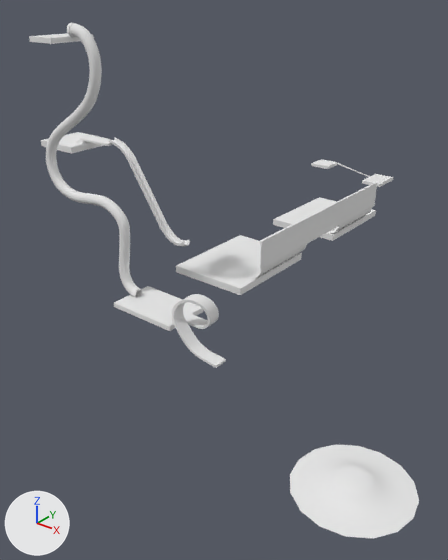
The OBJ model NewSonicThing/res/Models/Levels/Tutorial/Tutorial.obj: old version first, new version second.
Before and after are seen from a camera (50 mm lens) standing at (10060.0, -7808.0, 2880.0) and looking at (4190.0, -471.0, -1670.0). Lighting does not change. The marker at lower left points along +X, +Y and +Z. Where no turn or scale is listed for an object, it has been applied to the vertices. Vertices at the same position are counted once.

Names of what the first picture shows: 'Tutorial'.
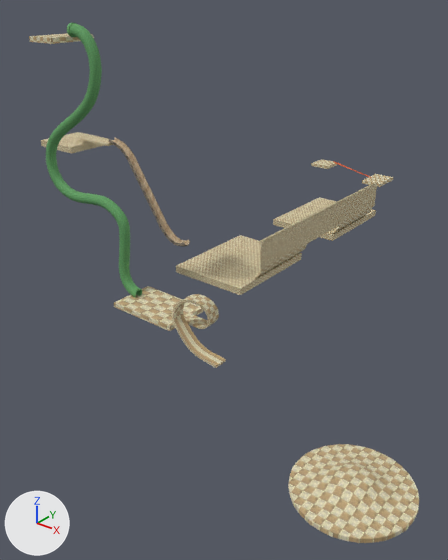
Diff of the bpy script that builds the scene:
```diff
--- a/NewSonicThing/res/Models/Levels/Tutorial/Tutorial.obj.py
+++ b/NewSonicThing/res/Models/Levels/Tutorial/Tutorial.obj.py
@@ img_shingles_png @@
+img_shingles_png = load_image('Shingles.png', 'Shingles.png', 128, 256, 'sRGB')
@@ img_wire_png @@
+img_wire_png = load_image('Wire.png', 'Wire.png', 1024, 1024, 'sRGB')
@@ img_tile_png @@
+img_tile_png = load_image('Tile.png', 'Tile.png', 256, 256, 'sRGB')
@@ img_woodinside_png @@
+img_woodinside_png = load_image('WoodInside.png', 'WoodInside.png', 512, 512, 'sRGB')
@@ mat_woodinside @@
 mat_woodinside = principled_material('WoodInside')
-mat_woodinside.base_color = (0.8, 0.8, 0.8)  # white #e7e7e7
-mat_woodinside.roughness = 1.0
+mat_woodinside.texture = img_woodinside_png
+mat_woodinside.roughness = 0.859
@@ mat_tile @@
 mat_tile = principled_material('Tile')
-mat_tile.base_color = (0.8, 0.8, 0.8)  # white #e7e7e7
-mat_tile.roughness = 1.0
+mat_tile.texture = img_tile_png
+mat_tile.roughness = 0.859
@@ mat_wire @@
 mat_wire = principled_material('Wire')
-mat_wire.base_color = (0.8, 0.8, 0.8)  # white #e7e7e7
-mat_wire.roughness = 1.0
+mat_wire.texture = img_wire_png
+mat_wire.roughness = 0.859
@@ mat_shingles @@
+mat_shingles = principled_material('Shingles')
+mat_shingles.texture = img_shingles_png
+mat_shingles.roughness = 0.859
@@ me_tutorial @@
 # used by ob_tutorial; location = (0.0, 0.0, 0.0)
-me_tutorial.from_pydata(...)  # 8509 vertices, 16816 faces; spans x -466.0..8805.0, y -4077.0..5638.0, z -1606.0..2374.0
+me_tutorial.from_pydata(...)  # 8545 vertices, 16918 faces; spans x -466.0..8805.0, y -4077.0..5638.0, z -1623.0..2374.0
+# me_tutorial part 1
+# 16 vertices are removed from x 7588.0..8782.0, y -4053.0..-2859.0, z -1572.0
+# 64 faces are deleted
+# 16 vertices are added at x 7573.0..8796.0, y -4068.0..-2844.0, z -1623.0
+# 16 new vertices lie (0.0, 0.0, -50.0) away from vertices in x 7564.0..8805.0, y -4077.0..-2836.0, z -1573.0
+# 16 new vertices lie (0.0, 0.0, 50.0) away from vertices in x 7573.0..8796.0, y -4068.0..-2844.0, z -1623.0
+# 158 new faces join them, mat_tile (picture img_tile_png)
+# me_tutorial part 2: 872 kept faces spanning x 2954.0..8726.0, y -3998.0..5291.0, z -1567.0..-1056.0 get new texture (UV) coordinates
+# me_tutorial part 3: 10 faces spanning x 2954.0..3955.0, y 5290.0..5291.0, z -1286.0..-1056.0 switch from mat_tile (white #e7e7e7) to mat_shingles (picture img_shingles_png)
 me_tutorial.materials.append(mat_woodinside)
```

Changed parts and their boxes (x1, y1, x2, y2) in the pictures (448 x 560 px):
'Tutorial', surface changed, reshaped (white to beige): before (29, 23, 419, 539); after (29, 23, 419, 543)
part 1 of me_tutorial, built on: before (290, 445, 419, 539); after (288, 444, 419, 543)
part 2 of me_tutorial, surface changed (white to beige): (306, 454, 402, 523) in both
part 3 of me_tutorial, recoloured: (334, 161, 370, 177) in both
